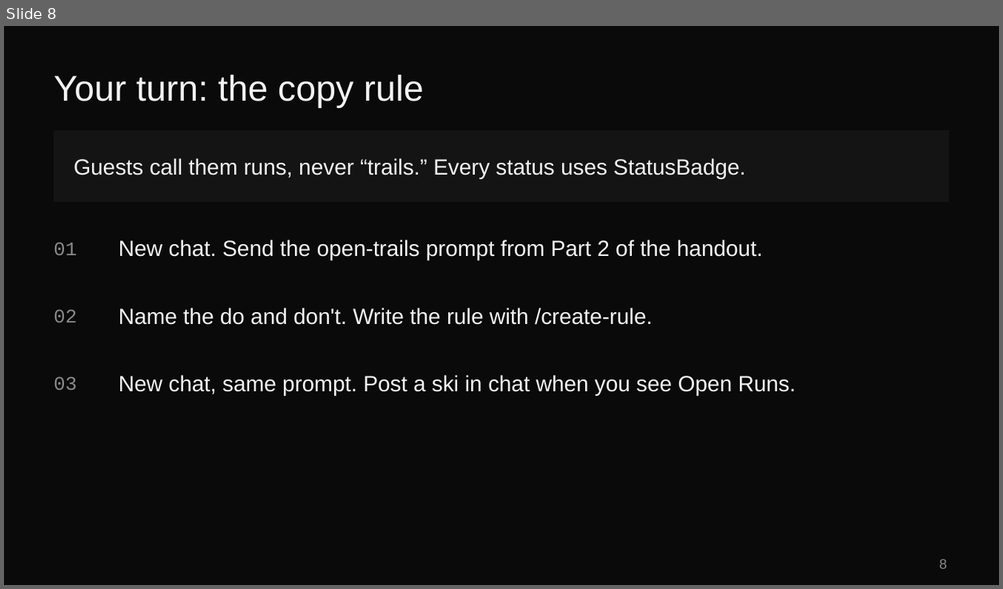
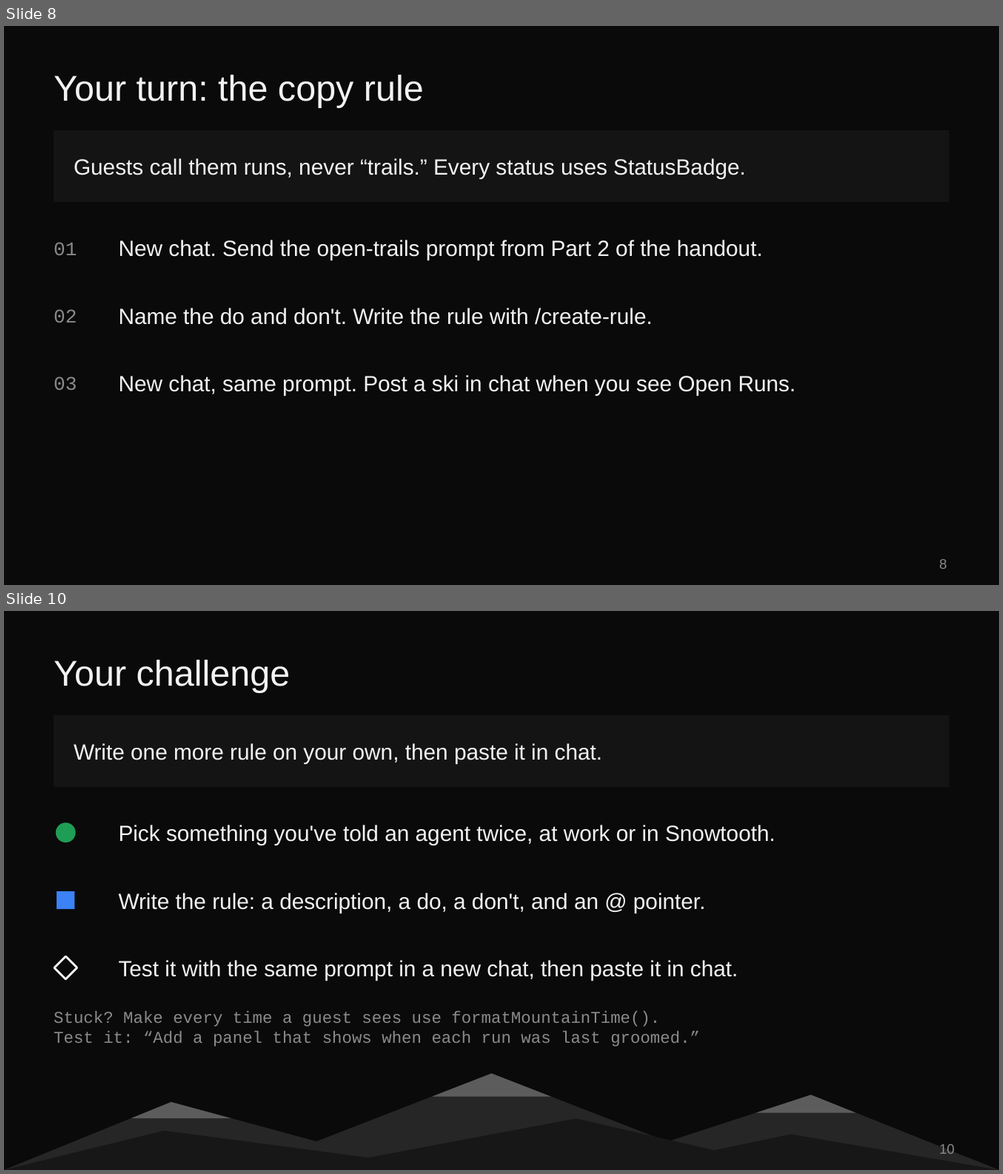
Before and after one commit to eveporcello/snowtooth-rules-teacher-guide, a slide deck: snowtooth-rules.pptx. Shown one above the other, each under a label of ours: slide 8 before the commit, slides 8 and 10 after it; the slides between them are not shown. The pictures are 1003x589 and 1003x1174 pixels, drawn with LibreOffice and Linux fonts; fonts in the diff are those of the drawing. Boxes give left, top, right and bottom in pixels: in the first picture for what was removed or moved away, otherwise in the second. Text is boxed around its words. In the diff, an @@ line names an element or a change of style, - is before the commit and + after.

```diff
--- a/snowtooth-rules.pptx
+++ b/snowtooth-rules.pptx
@@ slide 10 added at [4, 611, 999, 1170], background #0A0A0A @@
@@ title added at [54, 660, 290, 692], 26 pt, text #F2F2F2 @@
+Your challenge
@@ rectangle added at [54, 715, 949, 787], fill #141414 @@
@@ text added at [74, 743, 603, 763], 16 pt, text #F2F2F2 @@
+Write one more rule on your own, then paste it in chat.
@@ ellipse added at [56, 823, 76, 843], fill #1F9D55 @@
@@ text added at [119, 825, 775, 846], 16 pt, text #F2F2F2 @@
+Pick something you've told an agent twice, at work or in Snowtooth.
@@ rectangle added at [57, 891, 74, 909], fill #3B82F6 @@
@@ text added at [119, 893, 706, 913], 16 pt, text #F2F2F2 @@
+Write the rule: a description, a do, a don't, and an @ pointer.
@@ diamond added at [54, 957, 77, 980], fill #0A0A0A, outline #F2F2F2 1.5 pt @@
@@ text added at [119, 960, 738, 980], 16 pt, text #F2F2F2 @@
+Test it with the same prompt in a new chat, then paste it in chat.
@@ text added at [54, 1011, 700, 1047], 12 pt, text #8A8A8A @@
+Stuck? Make every time a guest sees use formatMountainTime().
+Test it: “Add a panel that shows when each run was last groomed.”
@@ triangle added at [243, 1073, 740, 1170], fill #262626 @@
@@ triangle added at [432, 1073, 551, 1096], fill #5C5C5C @@
@@ triangle added at [581, 1096, 999, 1170], fill #262626 @@
@@ triangle added at [756, 1096, 856, 1113], fill #5C5C5C @@
@@ triangle added at [4, 1102, 421, 1170], fill #262626 @@
@@ triangle added at [131, 1102, 232, 1118], fill #5C5C5C @@
@@ triangle added at [302, 1119, 800, 1170], fill #171717 @@
@@ triangle added at [4, 1131, 461, 1170], fill #171717 @@
@@ triangle added at [620, 1134, 999, 1170], fill #171717 @@
@@ page number added at [939, 1145, 954, 1154], 10 pt, text #8A8A8A @@
+10
```
Also in this commit, not shown: 3 slides changed, 1 other file.
